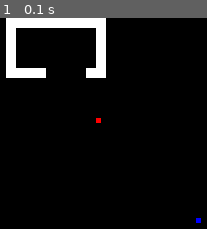
Above: before the commit, frame 1.
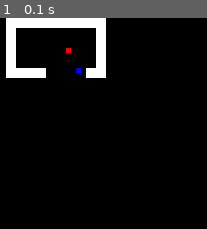
Above: after the commit, the same moment.

Repository: slalomsquid/Tower-Defence
Game: pygame game, started from main.py
Same seed, same stepped clock (60 frames per second), same inputs: the game is played once before the commit and once after it.
Inputs:
- Up to frame 1 (0.1 s): no input

The runs differ from the first frame. In frame 1, 0.2% of the frame differs, in the area x 31-98%, y 14-98%.

Commit message:
Working movement
enemy now moves towards player, now just need to make it slow

Diff:
--- a/classes.py
+++ b/classes.py
@@ -12,10 +12,23 @@
         self.speed = 10
 
     def handle_movement(self, dt, array, player):
-        next_pos = pygameUtils.find_path(array, (self.x,self.y), (player.x,player.y))
-        self.rect.x, self.rect.y = pygameUtils.move_towards((self.rect.x, self.rect.y), np.array([player.x, player.y])*10, self.speed*dt)
-        if (self.x*10+self.rect.x,self.y*10+self.rect.y) == next_pos:
-            print("yya")
+        path : list = pygameUtils.find_path(array, (self.y,self.x), (player.y,player.x))
+        if len(path) >= 2:
+            next_pos = path[1]
+            print((self.y,self.x))
+            print(path)
+            print(next_pos)
+        else:
+            # return "No path found"
+            return
+        # self.rect.x, self.rect.y = pygameUtils.move_towards(np.array([self.rect.x, self.rect.y]), np.array([player.x, player.y])*10, self.speed*dt)
+        # self.rect.x, self.rect.y = pygameUtils.move_towards(np.array([self.rect.x, self.rect.y]), next_pos, self.speed*dt)
+        # if (self.x*10+self.rect.x,self.y*10+self.rect.y) == next_pos:
+        #     self.rect.x, self.rect.y = (0,0)
+        #     self.x, self.y = next_pos
+        #     print("yya")
+        # print("Moved")
+        self.y, self.x = next_pos
 
 class Player():
     def __init__(self, width, height, pos : tuple):
@@ -29,7 +42,7 @@
         self.speed = 10
 
     def handle_movement(self, dt, array, player):
-        next_pos = pygameUtils.find_path(array, (self.x,self.y), (player.x,player.y))
+        next_pos = pygameUtils.find_path(array, (self.y,self.x), (player.y,player.x))
         self.rect.x, self.rect.y = pygameUtils.move_towards((self.rect.x, self.rect.y), np.array([player.x, player.y])*10, self.speed*dt)
         if (self.x*10+self.rect.x,self.y*10+self.rect.y) == next_pos:
             print("yya")
--- a/main.py
+++ b/main.py
@@ -37,9 +37,9 @@
         [0,1,1,1,1,0,0,0,0,1,1]
     ]
 
-    enemies : list[Enemy] = [Enemy(5, 5, (10, 10))]
+    enemies : list[Enemy] = [Enemy(5, 5, (2, 3))]
 
-    player = Player(5, 5, (20, 20))
+    player = Player(5, 5, (8, 5))
 
     running = True
 
@@ -73,7 +73,8 @@
             running = False
 
         for enemy in enemies:
-            enemy.handle_movement(delta_time, map_array, player)
+            if ans := enemy.handle_movement(delta_time, map_array, player):
+                print(ans)
 
         draw(map_array, enemies, player)
 
--- a/pygameUtils.py
+++ b/pygameUtils.py
@@ -8,7 +8,7 @@
 def render_text(text, pos, color, canv, size=1, center=False, transparent=False):
     font_obj = pygame.font.SysFont(None, size)
     if transparent:
-        text_surface = pygame.surface(pygame.SRCALPHA)
+        text_surface = pygame.Surface((100, 100), pygame.SRCALPHA)
         text_surface = text_surface.convert_alpha()
     else:
         text_surface = font_obj.render(str(text), False, color)
@@ -230,7 +230,8 @@
     # Validation: start/end within bounds and not on an obstacle
     for r, c in [start, end]:
         if not (0 <= r < rows and 0 <= c < cols) or grid[r][c] == 1:
-            return None
+            path : list = []
+            return path
 
     queue = deque([start])
     parent_map = {start: None} # Tracks path lineage
@@ -241,7 +242,7 @@
 
         if curr == end:
             # Reconstruct path from end to start
-            path = []
+            path : list = []
             while curr is not None:
                 path.append(curr)
                 curr = parent_map[curr]
@@ -256,7 +257,8 @@
                 parent_map[(nr, nc)] = curr
                 queue.append((nr, nc))
 
-    return None
+    path : list = []
+    return path
 
 if __name__ == "__main__":
     print("This is a utility file, not meant to be run directly")
@@ -269,5 +271,14 @@
         [0, 1, 1, 0]
     ]
 
-    path = find_path(grid, (0,0), (3,3))
+    grid = [
+        [0,1,1,1,1,1,1,1,1,1,1],
+        [0,1,0,0,0,0,0,0,0,0,1],
+        [0,1,0,0,0,0,0,0,0,0,1],
+        [0,1,0,0,0,0,0,0,0,0,1],
+        [0,1,0,0,0,0,0,0,0,0,1],
+        [0,1,1,1,1,0,0,0,0,1,1]
+    ]
+
+    path = find_path(grid, (2,2), (5,5))
     print(f"Path coordinates: {path}")
